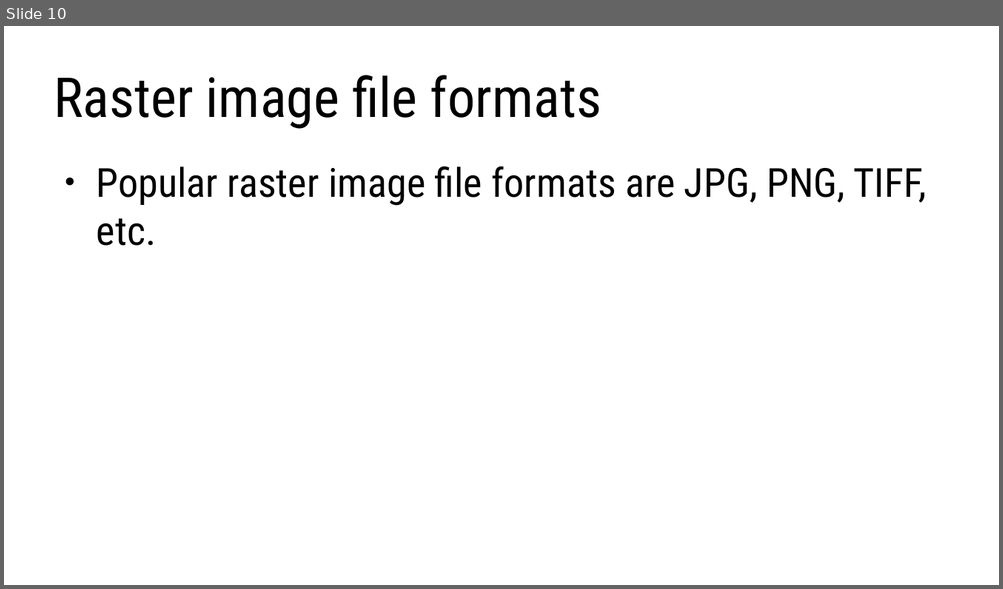
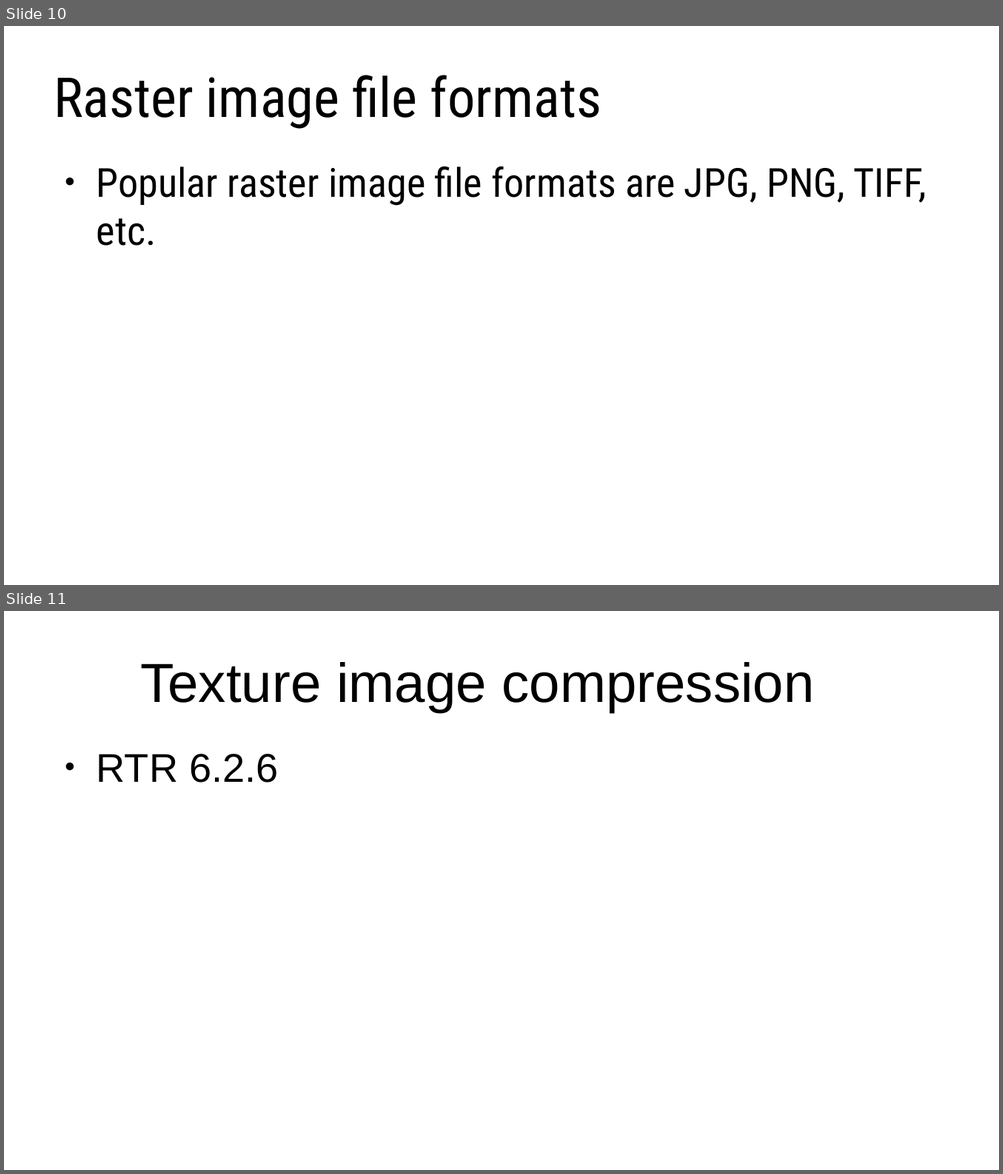
Before and after one commit to lorentzo/IntroductionToComputerGraphics, a slide deck: lectures/5_foundations_image_postprocessing/5_1_images.odp. Shown one above the other, each under a label of ours: slide 10 before the commit, slides 10 and 11 after it. The pictures are 1003x589 and 1003x1174 pixels, drawn with LibreOffice and Linux fonts; fonts in the diff are those of the drawing. Boxes give left, top, right and bottom in pixels: in the first picture for what was removed or moved away, otherwise in the second. Text is boxed around its words. In the diff, an @@ line names an element or a change of style, - is before the commit and + after.

```diff
--- a/lectures/5_foundations_image_postprocessing/5_1_images.odp
+++ b/lectures/5_foundations_image_postprocessing/5_1_images.odp
@@ slide 11 added at <box>4,611,999,1170</box>, background #FFFFFF @@
@@ title added at <box>140,662,814,712</box>, 44 pt, text #000000 @@
+Texture image compression
@@ text added at <box>96,754,278,783</box>, 32 pt, text #000000 @@
+● RTR 6.2.6
```
Also in this commit, not shown: 3 other files.
